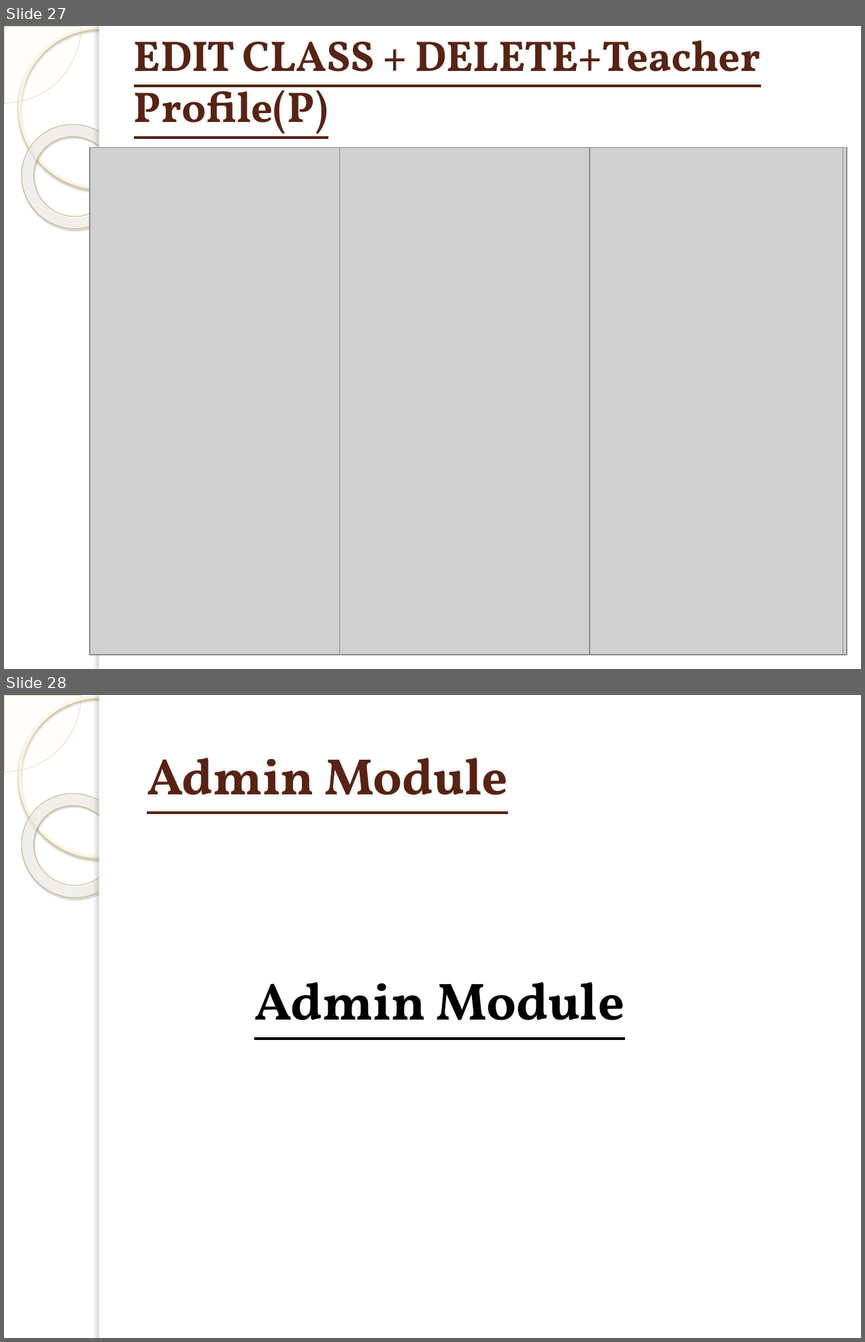
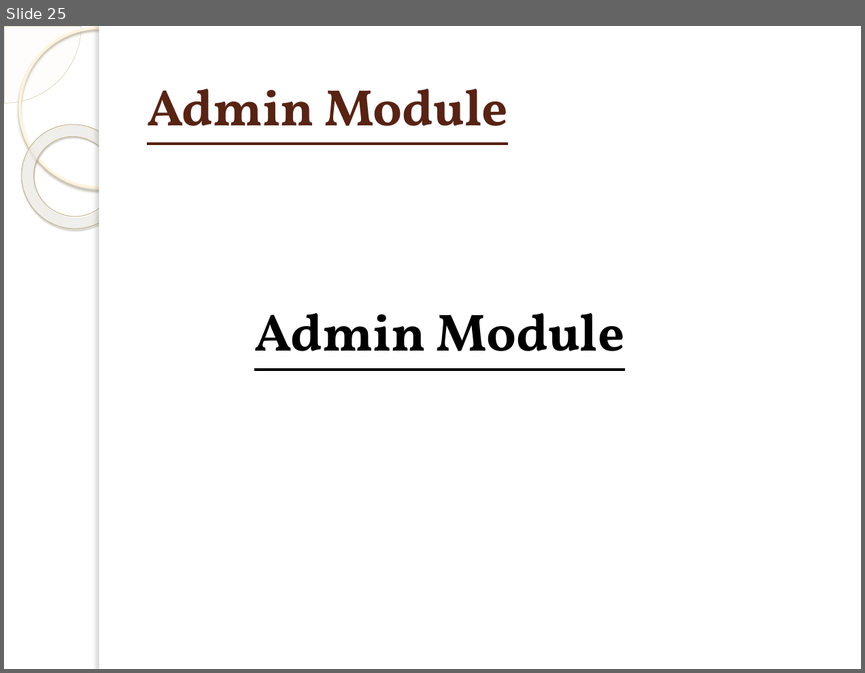
Before and after one commit to Muradali-786/fyp-thesis, a slide deck: fyp presentation New.pptx. Shown one above the other, each under a label of ours: slides 27 and 28 before the commit, slide 25 after it. The pictures are 865x1342 and 865x673 pixels, drawn with LibreOffice and Linux fonts; fonts in the diff are those of the drawing; grey boxes stand for pictures; background and template pictures are left out. Boxes give left, top, right and bottom in pixels: in the first picture for what was removed or moved away, otherwise in the second. Text is boxed around its words. In the diff, an @@ line names an element or a change of style, - is before the commit and + after.

```diff
--- a/fyp presentation New.pptx
+++ b/fyp presentation New.pptx
@@ slide 27 removed at (4,26,861,669), background picture (left out); not listed: 5 template elements that a slide beside it also shows @@
@@ title removed at (134,40,760,139) @@
-EDIT CLASS + DELETE+Teacher Profile(P)
@@ picture removed at (90,148,340,655) @@
@@ picture removed at (340,148,590,655) @@
@@ picture removed at (589,148,843,655) @@
@@ picture removed at (594,148,847,655) @@
@@ what was slide 28 is now slide 25 @@
```
Also in this commit, not shown: 5 slides changed, 6 slides added, 8 other slides removed.
